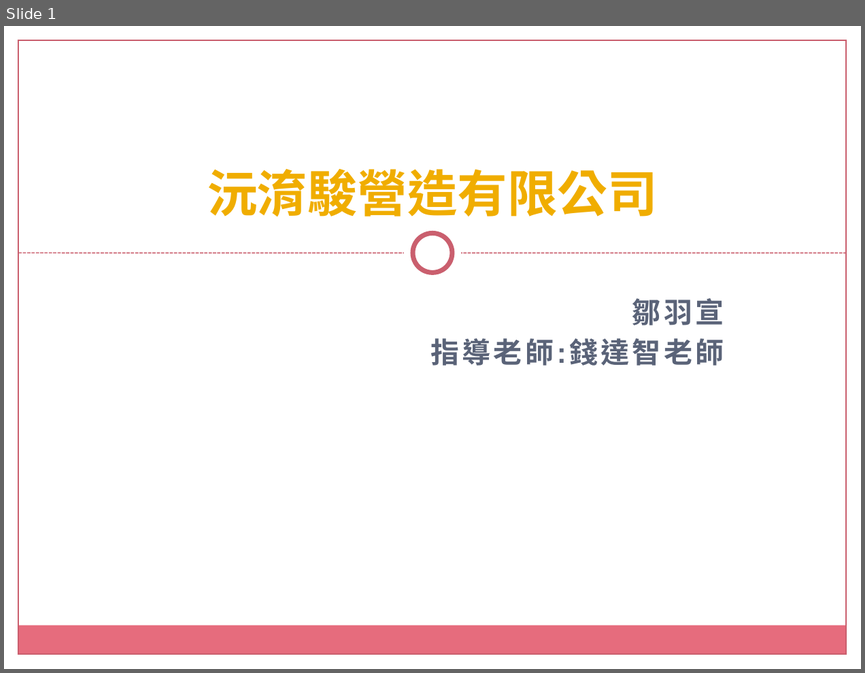
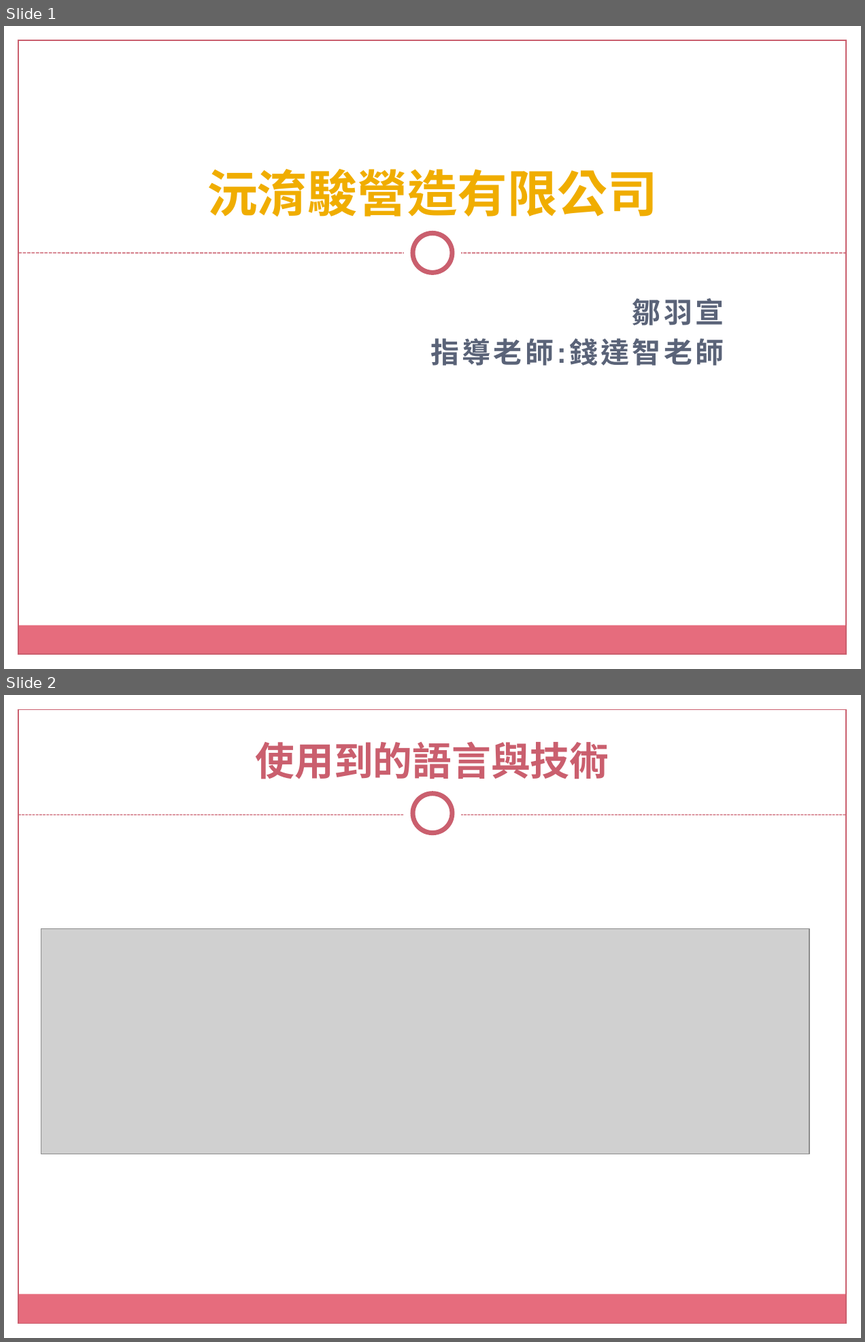
Before and after one commit to tsouleona/gitLab, a slide deck: small_project/data_project/沅淯駿營造有限公司.pptx. Shown one above the other, each under a label of ours: slide 1 before the commit, slides 1 and 2 after it. The pictures are 865x673 and 865x1342 pixels, drawn with LibreOffice and Linux fonts; fonts in the diff are those of the drawing; grey boxes stand for pictures; background and template pictures are left out. Boxes give left, top, right and bottom in pixels: in the first picture for what was removed or moved away, otherwise in the second. Text is boxed around its words. In the diff, an @@ line names an element or a change of style, - is before the commit and + after.

```diff
--- a/small_project/data_project/沅淯駿營造有限公司.pptx
+++ b/small_project/data_project/沅淯駿營造有限公司.pptx
@@ slide 2 added at [4, 695, 861, 1338], background picture (left out); not listed: 4 template elements that a slide beside it also shows @@
@@ rectangle added at [4, 695, 861, 826], fill #FFFFFF @@
@@ title added at [256, 742, 609, 779], 33 pt, text #CB5F6E, bold @@
+使用到的語言與技術
@@ ellipse added at [404, 785, 462, 843], fill #FFFFFF @@
@@ ellipse added at [413, 794, 452, 833], fill #FFFFFF, outline #CB5F6E 4 pt @@
@@ line added from (18, 815) to (847, 815), #CB5F6E 0.75 pt dashed @@
@@ picture added at [41, 929, 808, 1154] @@
```
Also in this commit, not shown: 8 slides changed, 2 other slides added, 1 slide removed, 1 other file.
